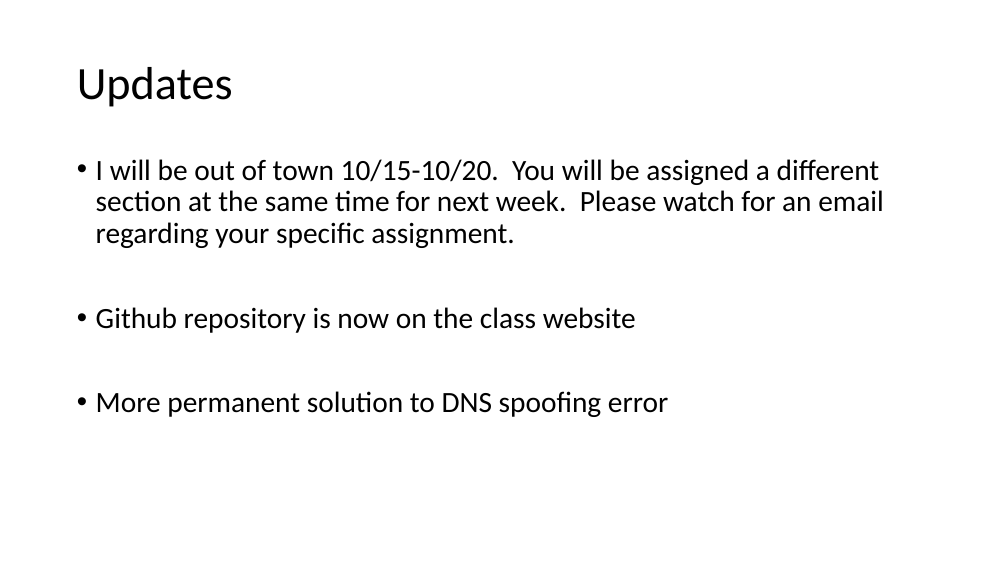
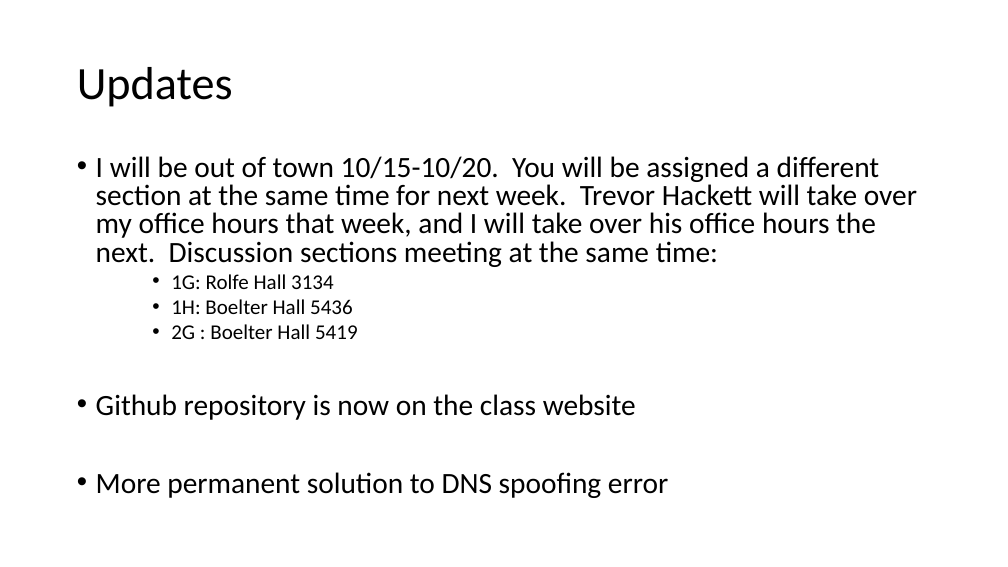
Before and after one commit to jzou1115/CS31_code, a slide deck: slide 2 of week2/week2_JZ.pptx. Drawn at 1008x567 pixels with LibreOffice and Linux fonts; fonts in the diff are those of the drawing. Boxes give left, top, right and bottom in pixels: in the first picture for what was removed or moved away, otherwise in the second. Text is boxed around its words. In the diff, an @@ line names an element or a change of style, - is before the commit and + after.

```diff
--- a/week2/week2_JZ.pptx
+++ b/week2/week2_JZ.pptx
@@ text at bbox=[96, 156, 917, 339]: text changed @@
-• I will be out of town 10/15-10/20. You will be assigned a different section at the same time for next week. Please watch for an email regarding your specific assignment.
+• I will be out of town 10/15-10/20. You will be assigned a different section at the same time for next week. Trevor Hackett will take over my office hours that week, and I will take over his office hours the next. Discussion sections meeting at the same time:
+    • 1G: Rolfe Hall 3134
+    • 1H: Boelter Hall 5436
+    • 2G : Boelter Hall 5419
@@ text at bbox=[96, 394, 668, 498]: line spacing 0.9 to 0.8 @@
```
Also in this commit, not shown: 1 other slide changed, 1 slide added, 5 other files.
